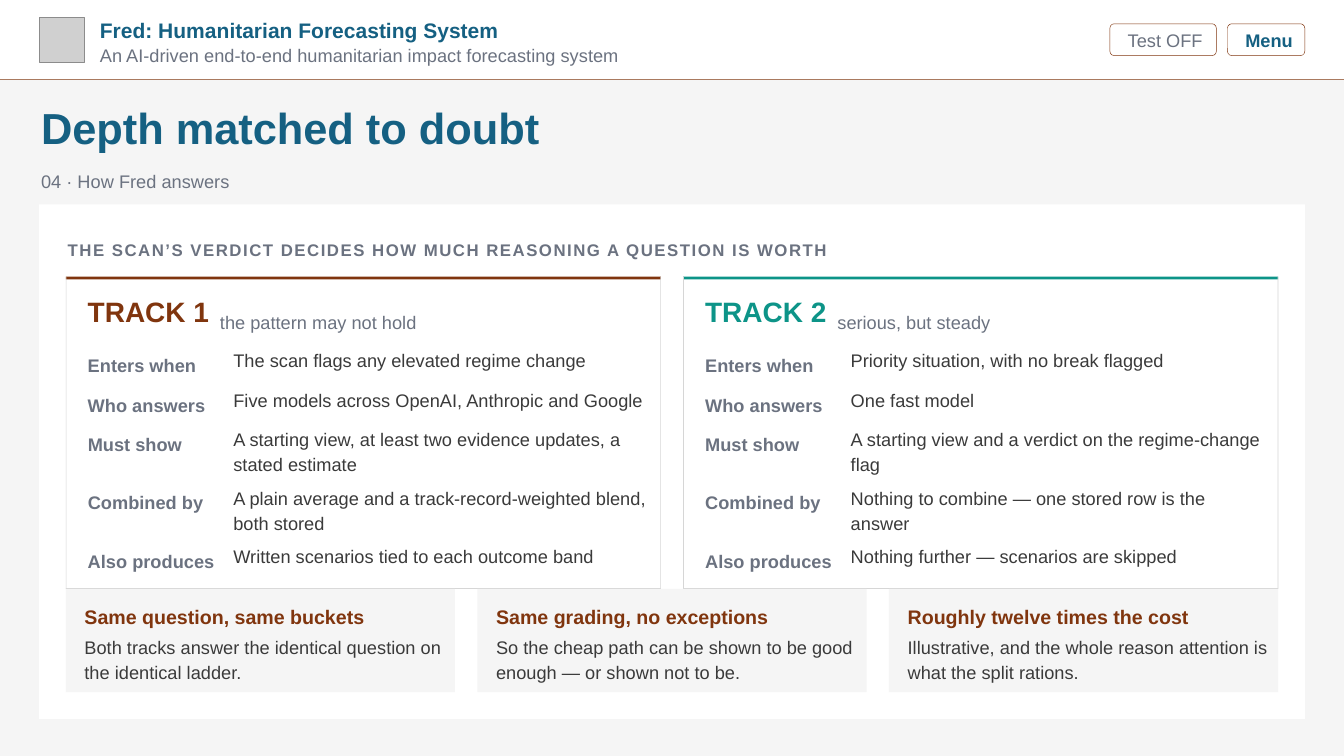
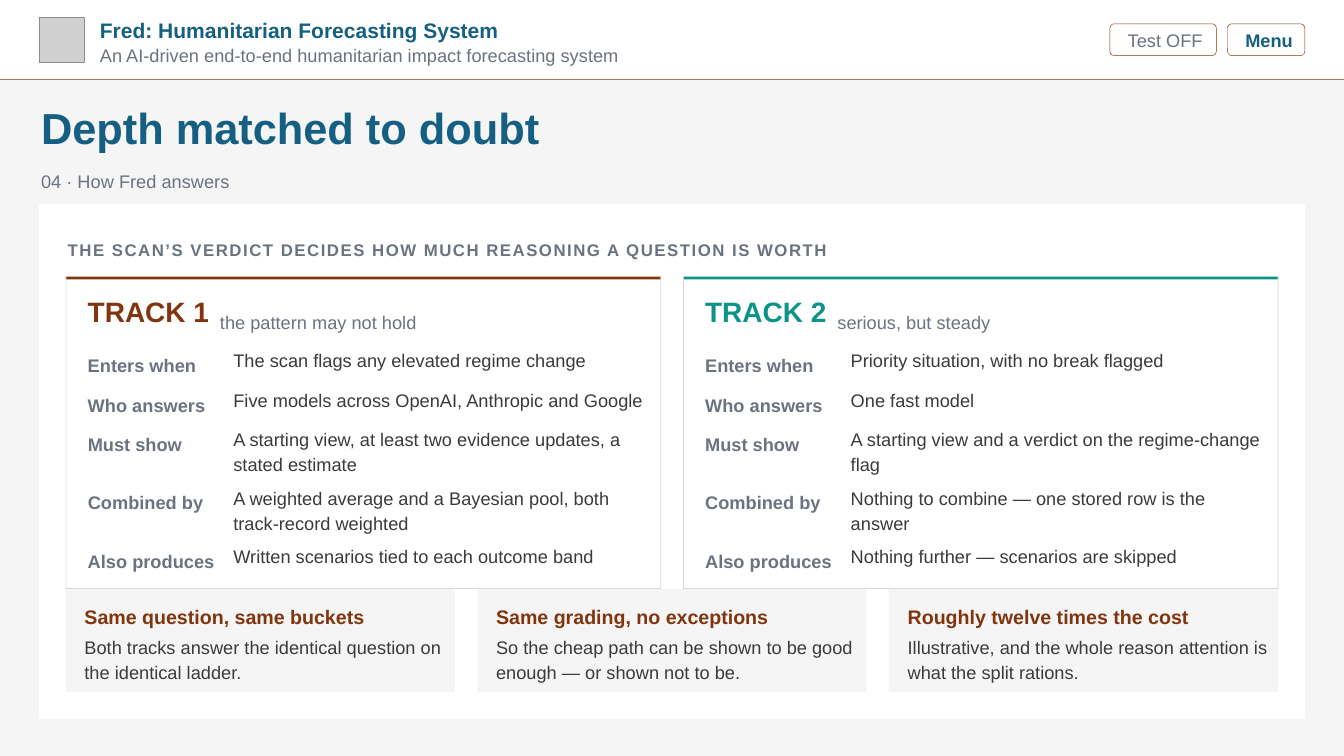
Before and after one commit to kwyjad/Pythia, a slide deck: slide 8 of docs/decks/0_overview.pptx. Drawn at 1344x756 pixels with LibreOffice and Linux fonts; fonts in the diff are those of the drawing; grey boxes stand for pictures. Boxes give left, top, right and bottom in pixels: in the first picture for what was removed or moved away, otherwise in the second. Text is boxed around its words. In the diff, an @@ line names an element or a change of style, - is before the commit and + after.

```diff
--- a/docs/decks/0_overview.pptx
+++ b/docs/decks/0_overview.pptx
@@ text at <box>233,492,609,534</box>: text changed @@
-A plain average and a track-record-weighted blend, both stored
+A weighted average and a Bayesian pool, both track-record weighted
```
Also in this commit, not shown: 4 other slides changed, 3 other files.
